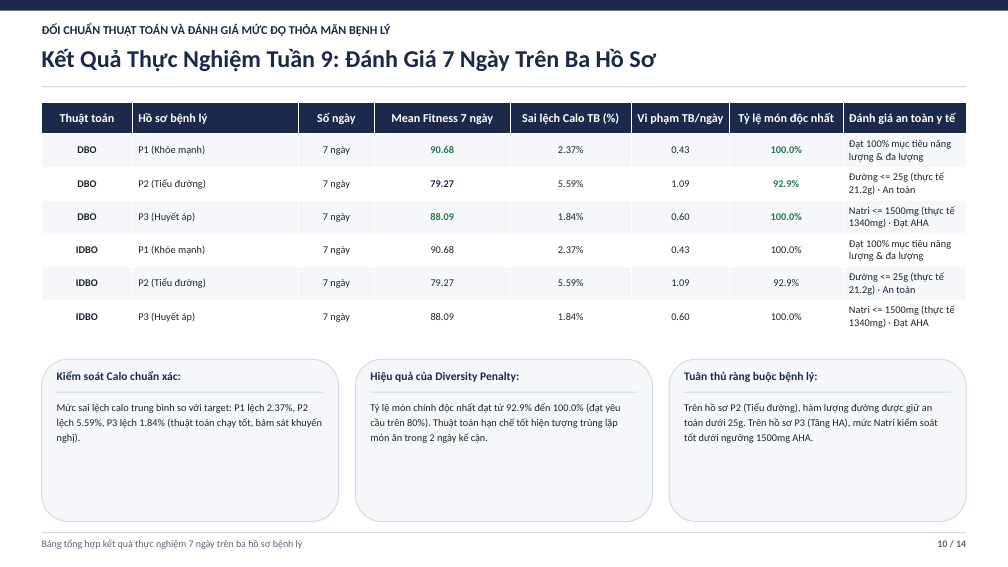
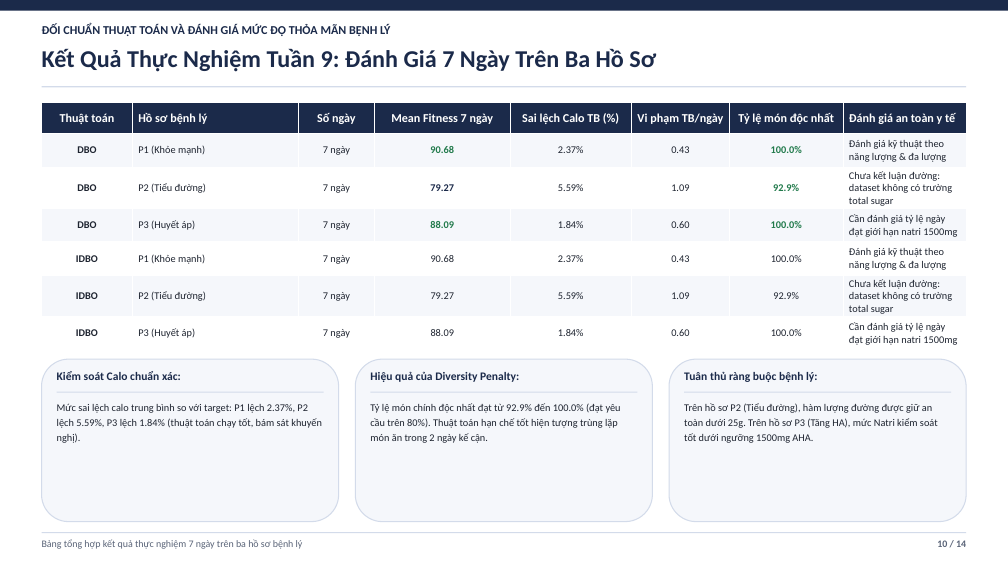
Before and after one commit to duylequang2303/DBO_heathcare, a slide deck: slide 10 of docs/slides/Slide_Bao_Cao_Tuan_8_9_DBO_IDBO.pptx. Drawn at 1008x567 pixels with LibreOffice and Linux fonts; fonts in the diff are those of the drawing. Boxes give left, top, right and bottom in pixels: in the first picture for what was removed or moved away, otherwise in the second. Text is boxed around its words. In the diff, an @@ line names an element or a change of style, - is before the commit and + after.

```diff
--- a/docs/slides/Slide_Bao_Cao_Tuan_8_9_DBO_IDBO.pptx
+++ b/docs/slides/Slide_Bao_Cao_Tuan_8_9_DBO_IDBO.pptx
@@ table at bbox=[42, 102, 966, 349] @@
-row 2, column 8: Đạt 100% mục tiêu năng lượng & đa lượng
+row 2, column 8: Đánh giá kỹ thuật theo năng lượng & đa lượng
-row 3, column 8: Đường <= 25g (thực tế 21.2g) · An toàn
+row 3, column 8: Chưa kết luận đường: dataset không có trường total sugar
-row 4, column 8: Natri <= 1500mg (thực tế 1340mg) · Đạt AHA
+row 4, column 8: Cần đánh giá tỷ lệ ngày đạt giới hạn natri 1500mg
-row 5, column 8: Đạt 100% mục tiêu năng lượng & đa lượng
+row 5, column 8: Đánh giá kỹ thuật theo năng lượng & đa lượng
-row 6, column 8: Đường <= 25g (thực tế 21.2g) · An toàn
+row 6, column 8: Chưa kết luận đường: dataset không có trường total sugar
-row 7, column 8: Natri <= 1500mg (thực tế 1340mg) · Đạt AHA
+row 7, column 8: Cần đánh giá tỷ lệ ngày đạt giới hạn natri 1500mg
```
Also in this commit, not shown: 4 other slides changed, 2 other files.
